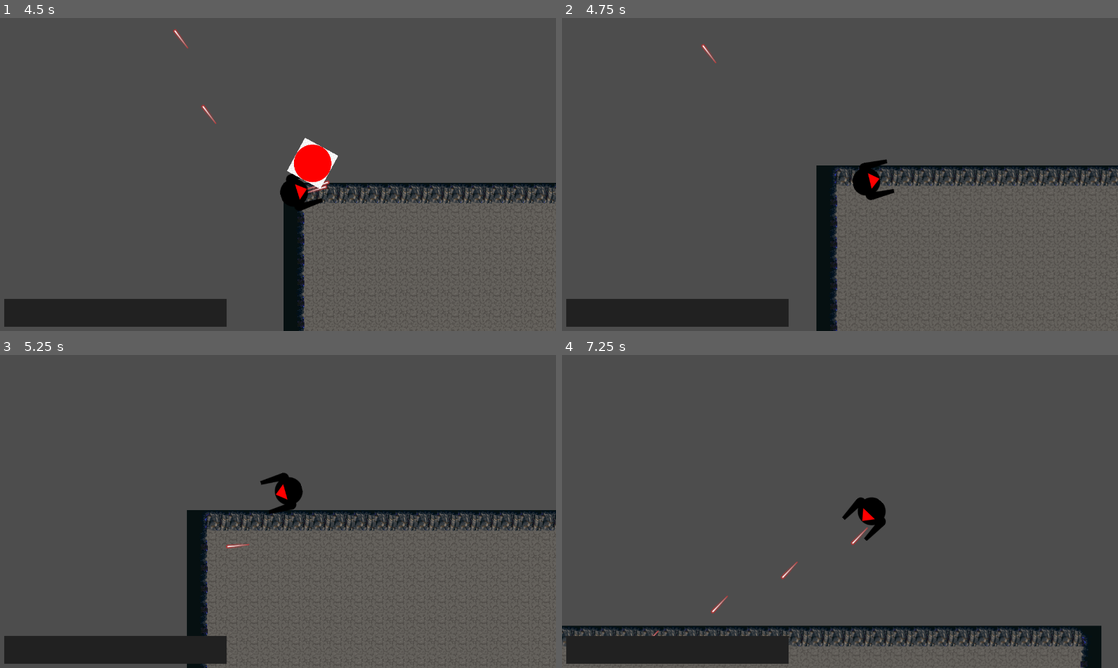
Above: before the commit, frames 1-4 (two rows, left to right).
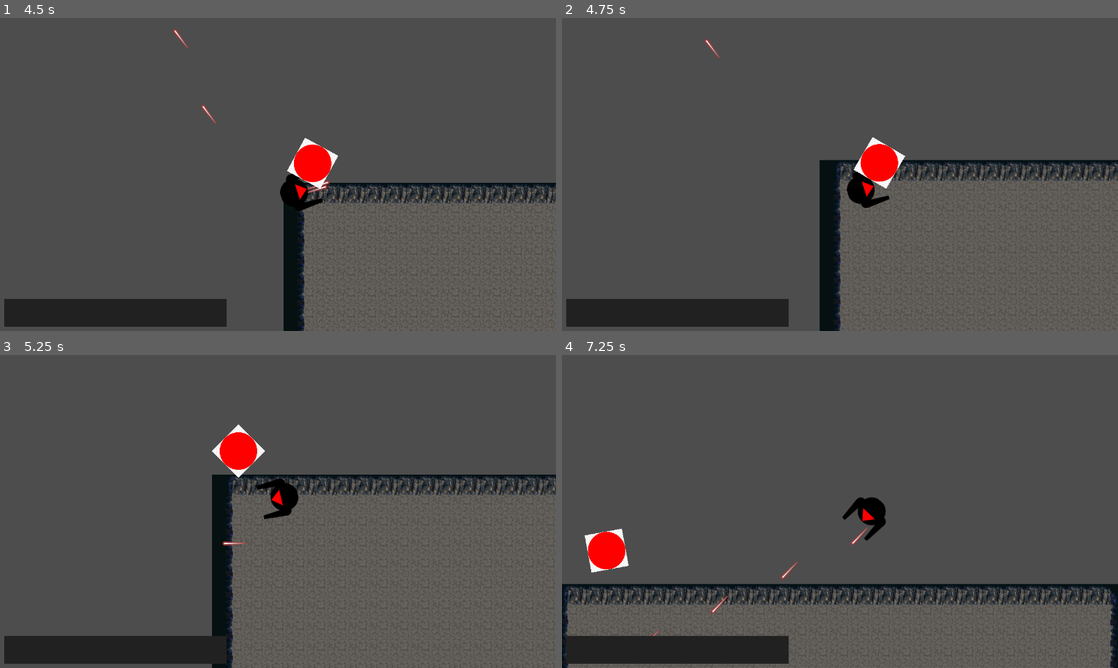
Above: after the commit, the same moments.

Repository: JehtBlack/tiny-creatures
Game: Godot game, scene res://scenes/super_level.tscn
Same seed, same stepped clock (60 frames per second), same inputs: the game is played once before the commit and once after it.
Inputs (mouse positions are in pixels of both pictures, inside the frame that each line leads up to):
- Up to frame 1 (4.5 s): tap Enter at 0.5 s; move the mouse to (250, 237) at 0.52 s; press the mouse at (250, 237) at 0.53 s; hold W (Forward) 0.53-2.03 s; move the mouse to (444, 221) at 1.27 s; release the mouse at (444, 221) at 1.28 s; right-click (444, 221) at 1.35 s; move the mouse to (111, 127) at 2.02 s; press the mouse at (111, 127) at 2.03 s; hold A (Left) 2.03-3.53 s; move the mouse to (305, 174) at 2.77 s; release the mouse at (305, 174) at 2.78 s; right-click (305, 174) at 2.85 s; move the mouse to (194, 96) at 3.52 s; press the mouse at (194, 96) at 3.53 s; hold S (Backward) 3.53-4.28 s; move the mouse to (400, 158) at 4.27 s; release the mouse at (400, 158) at 4.28 s; hold D (Right) from 4.28 s (still down); right-click (400, 158) at 4.35 s
- Up to frame 2 (4.75 s): keep holding D (Right)
- Up to frame 3 (5.25 s): move the mouse to (166, 527) at 5.02 s; release D (Right) at 5.03 s; press the mouse at (166, 527) at 5.03 s; hold W (Forward) from 5.03 s (still down)
- Up to frame 4 (7.25 s): move the mouse to (895, 442) at 5.77 s; release W (Forward) at 5.78 s; release the mouse at (895, 442) at 5.78 s; hold D (Right) from 5.78 s (still down); right-click (895, 442) at 5.85 s; move the mouse to (812, 574) at 6.52 s; press the mouse at (812, 574) at 6.53 s

Frame 1 is identical in both runs. In frame 2, 4.7% of the frame differs, in the area x 25-100%, y 6-100%; in frame 3, 10%; in frame 4, 10%, in the area x 0-100%, y 55-100%.

Commit message:
Pipe bullet damage through to damageable on hit

Diff:
--- a/scenes/bullet.gd
+++ b/scenes/bullet.gd
@@ -3,6 +3,6 @@
 
 func hit(body: Node2D) -> void:
 	if body.is_in_group("damageable"):
-		body.hit(5)
+		body.hit(self.damage)
 
 	queue_free()
